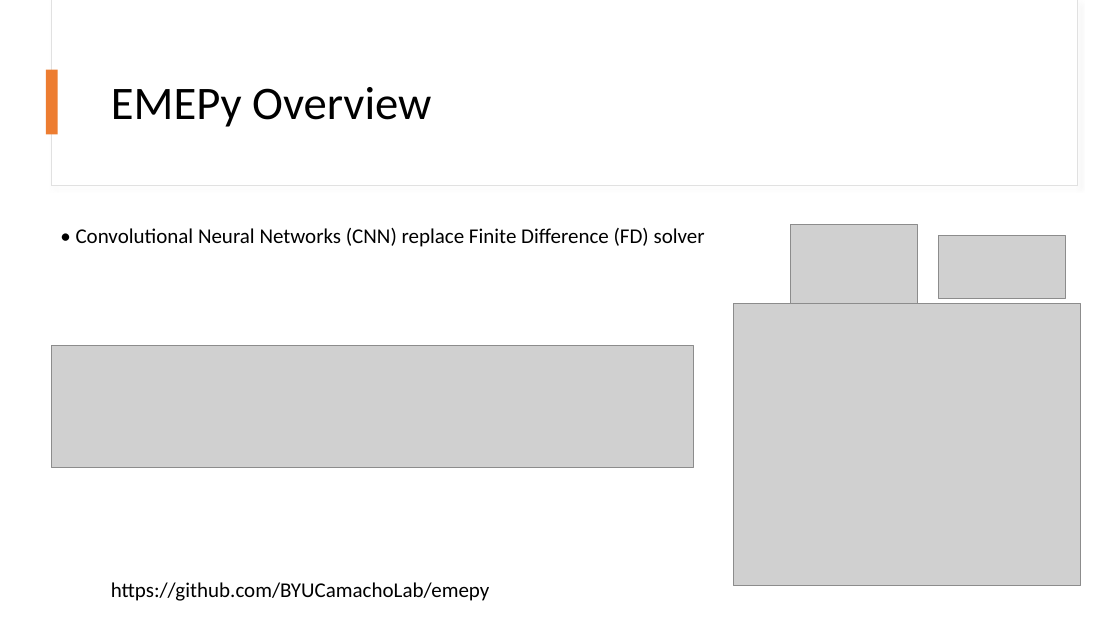
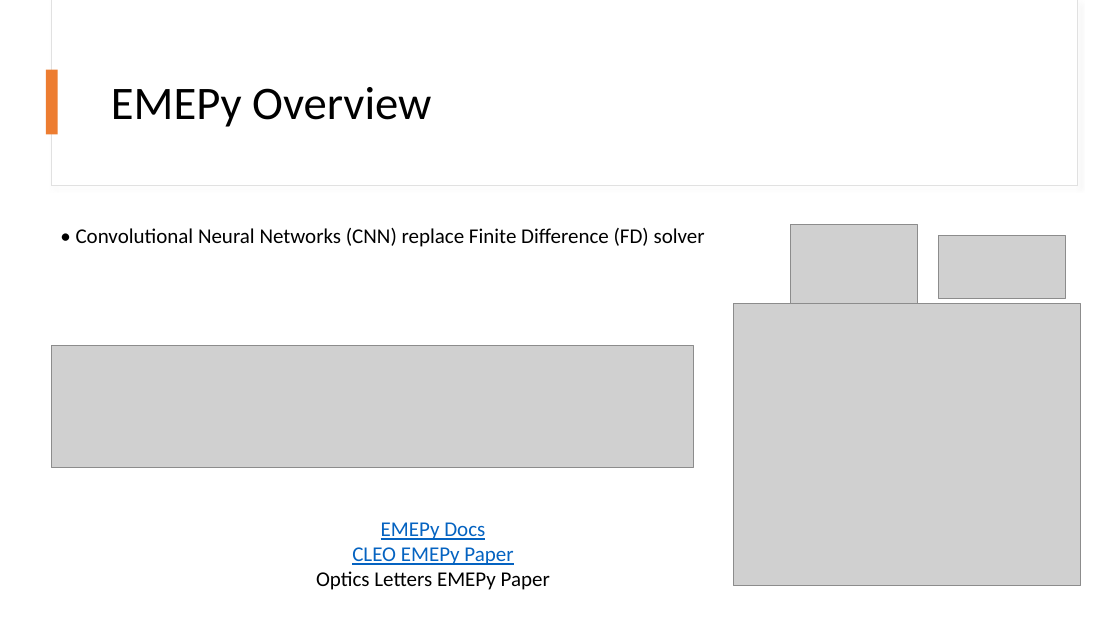
Before and after one commit to BYUCamachoLab/emepy, a slide deck: slide 5 of docs/presentations/Inverse Design Roadmap.pptx (slide 3 before the commit). Drawn at 1120x630 pixels with LibreOffice and Linux fonts; fonts in the diff are those of the drawing; grey boxes stand for pictures. Boxes give left, top, right and bottom in pixels: in the first picture for what was removed or moved away, otherwise in the second. Text is boxed around its words. In the diff, an @@ line names an element or a change of style, - is before the commit and + after.

```diff
--- a/docs/presentations/Inverse Design Roadmap.pptx
+++ b/docs/presentations/Inverse Design Roadmap.pptx
@@ text added at bbox=[316, 522, 550, 590], 18 pt, text #0563C1, underline @@
+EMEPy Docs
+CLEO EMEPy Paper
+Optics Letters EMEPy Paper
@@ text removed at bbox=[111, 582, 490, 601] @@
-https://github.com/BYUCamachoLab/emepy
```
Also in this commit, not shown: 5 other slides changed, 6 slides added, 1 slide removed, 3 other files.
